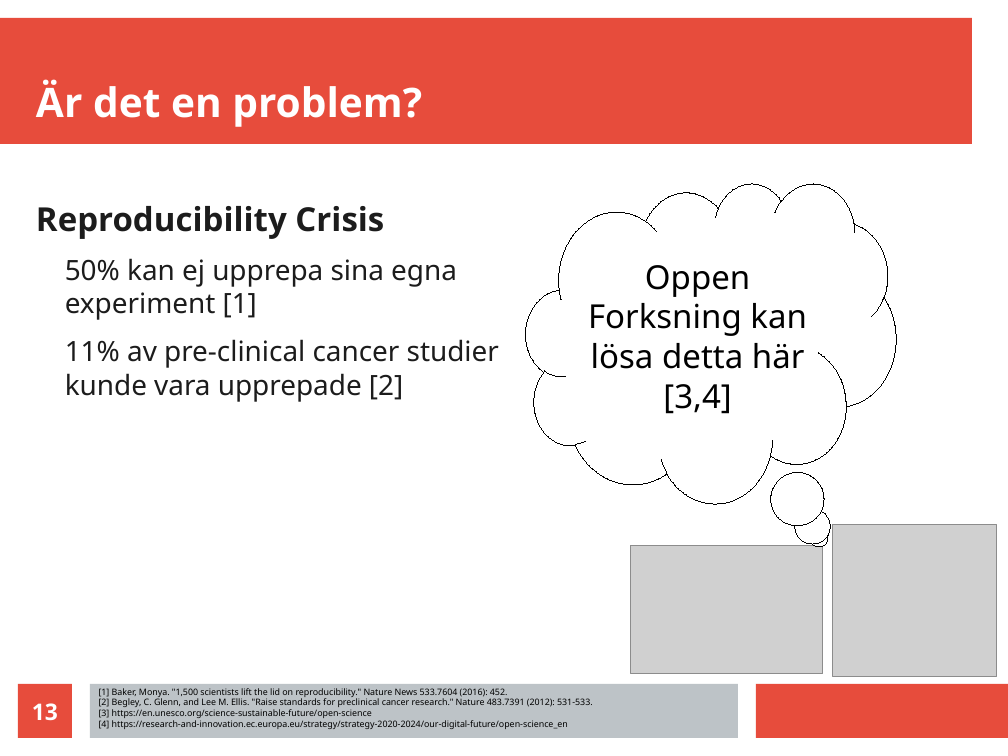
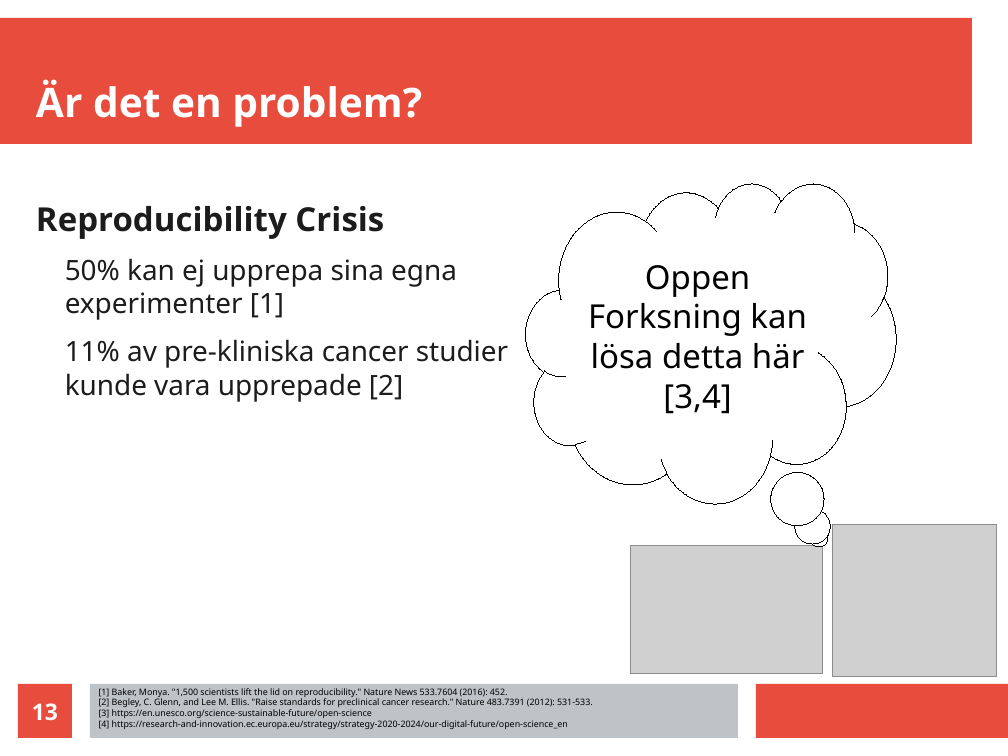
Before and after one commit to richelbilderbeek/science_fika_open_science_20250316, a slide deck: slide 13 of science_fika_talk_20250316.odp. Drawn at 1008x756 pixels with LibreOffice and Linux fonts; fonts in the diff are those of the drawing; grey boxes stand for pictures. Boxes give left, top, right and bottom in pixels: in the first picture for what was removed or moved away, otherwise in the second. Text is boxed around its words. In the diff, an @@ line names an element or a change of style, - is before the commit and + after.

```diff
--- a/science_fika_talk_20250316.odp
+++ b/science_fika_talk_20250316.odp
@@ text at box(65, 258, 508, 402): text changed @@
-  50% kan ej upprepa sina egna experiment [1]
-  11% av pre-clinical cancer studier kunde vara upprepade [2]
+  50% kan ej upprepa sina egna experimenter [1]
+  11% av pre-kliniska cancer studier kunde vara upprepade [2]
```
Also in this commit, not shown: 11 other slides changed, 4 other files.
